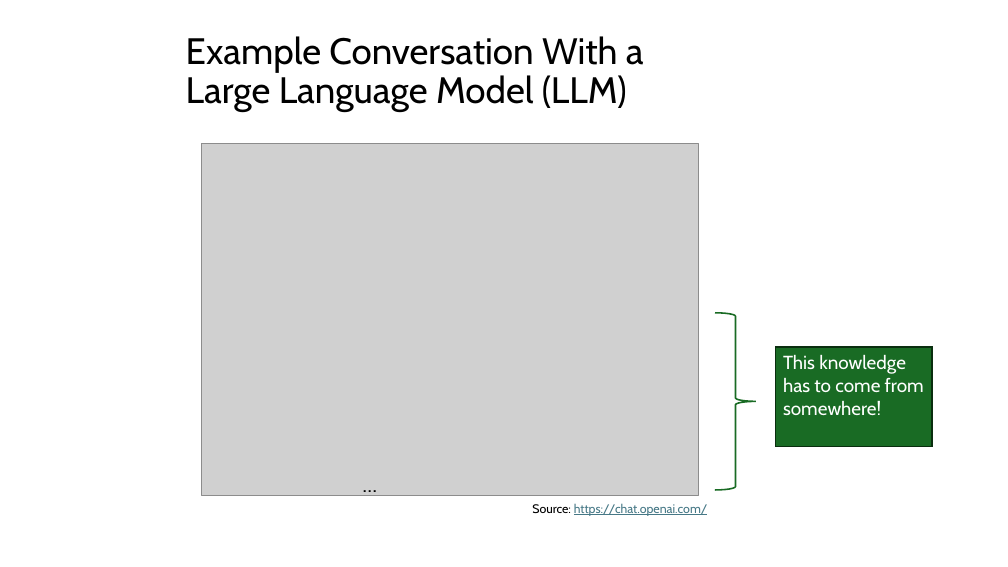
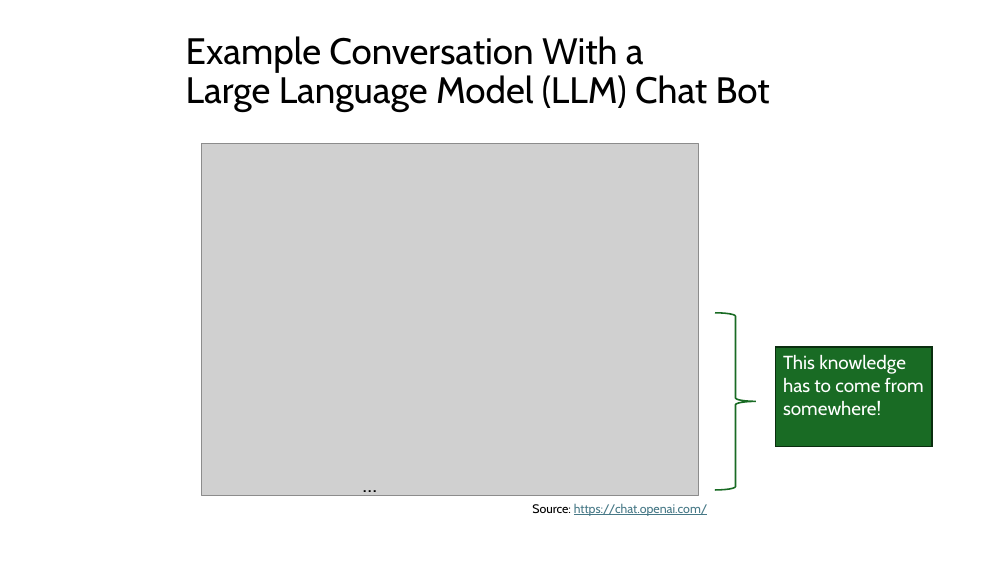
Before and after one commit to kunleola/CS7320, a slide deck: slide 3 of slides/discussion/07_LLM_discussion.pptx (slide 2 before the commit). Drawn at 1008x567 pixels with LibreOffice and Linux fonts; fonts in the diff are those of the drawing; grey boxes stand for pictures. Boxes give left, top, right and bottom in pixels: in the first picture for what was removed or moved away, otherwise in the second. Text is boxed around its words. In the diff, an @@ line names an element or a change of style, - is before the commit and + after.

```diff
--- a/slides/discussion/07_LLM_discussion.pptx
+++ b/slides/discussion/07_LLM_discussion.pptx
@@ title at box(186, 36, 770, 112): text changed @@
-Example Conversation With a
-Large Language Model (LLM)
+Example Conversation With a
+Large Language Model (LLM) Chat Bot
```
Also in this commit, not shown: 2 other slides changed, 6 slides added, 1 slide removed, 10 other files.
